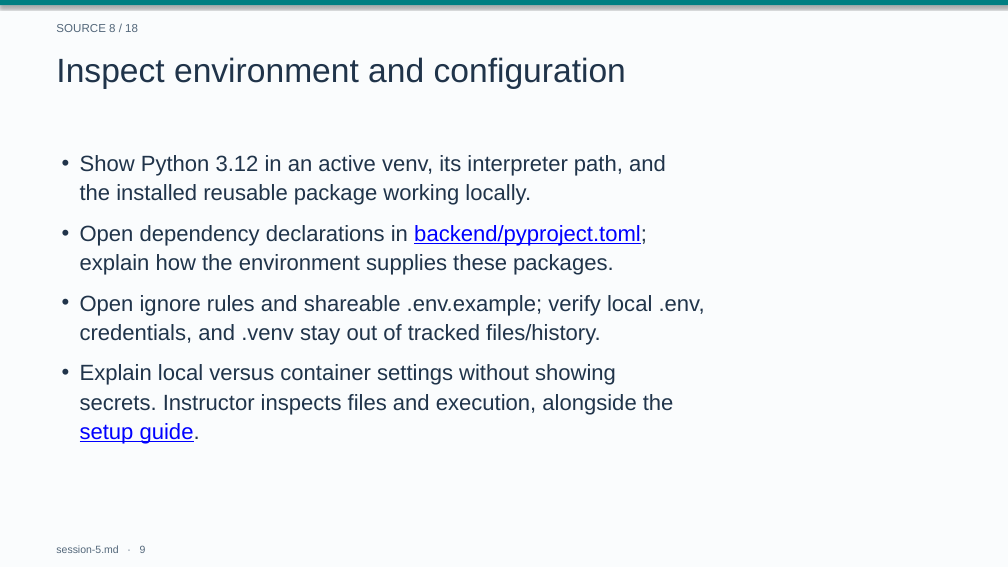
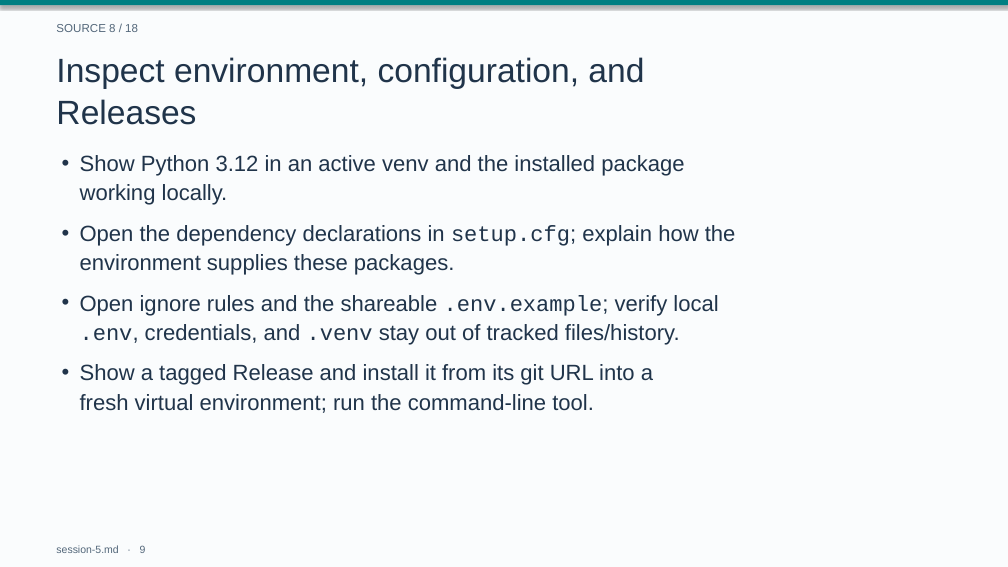
Before and after one commit to drweihungpan-lab/3R-teaching, a slide deck: slide 9 of materials/slides/session-5.pptx. Drawn at 1008x567 pixels with LibreOffice and Linux fonts; fonts in the diff are those of the drawing. Boxes give left, top, right and bottom in pixels: in the first picture for what was removed or moved away, otherwise in the second. Text is boxed around its words. In the diff, an @@ line names an element or a change of style, - is before the commit and + after.

```diff
--- a/materials/slides/session-5.pptx
+++ b/materials/slides/session-5.pptx
@@ text at <box>56,57,644,125</box>: text changed @@
-Inspect environment and configuration
+Inspect environment, configuration, and
+Releases
@@ text at <box>80,155,684,205</box>: text changed @@
-• Show Python 3.12 in an active venv, its interpreter path, and
-  the installed reusable package working locally.
+• Show Python 3.12 in an active venv and the installed package
+  working locally.
@@ text at <box>80,225,736,275</box>: text changed @@
-• Open dependency declarations in backend/pyproject.toml;
-  explain how the environment supplies these packages.
+• Open the dependency declarations in setup.cfg; explain how the
+  environment supplies these packages.
@@ text at <box>80,295,718,345</box>: text changed @@
-• Open ignore rules and shareable .env.example; verify local .env,
-  credentials, and .venv stay out of tracked files/history.
+• Open ignore rules and the shareable .env.example; verify local
+  .env, credentials, and .venv stay out of tracked files/history.
@@ text at <box>80,364,653,413</box>: text changed @@
-• Explain local versus container settings without showing
-  secrets. Instructor inspects files and execution, alongside the
-  setup guide.
+• Show a tagged Release and install it from its git URL into a
+  fresh virtual environment; run the command-line tool.
```
Also in this commit, not shown: 16 other slides changed, 1 slide removed, 5 other files.
